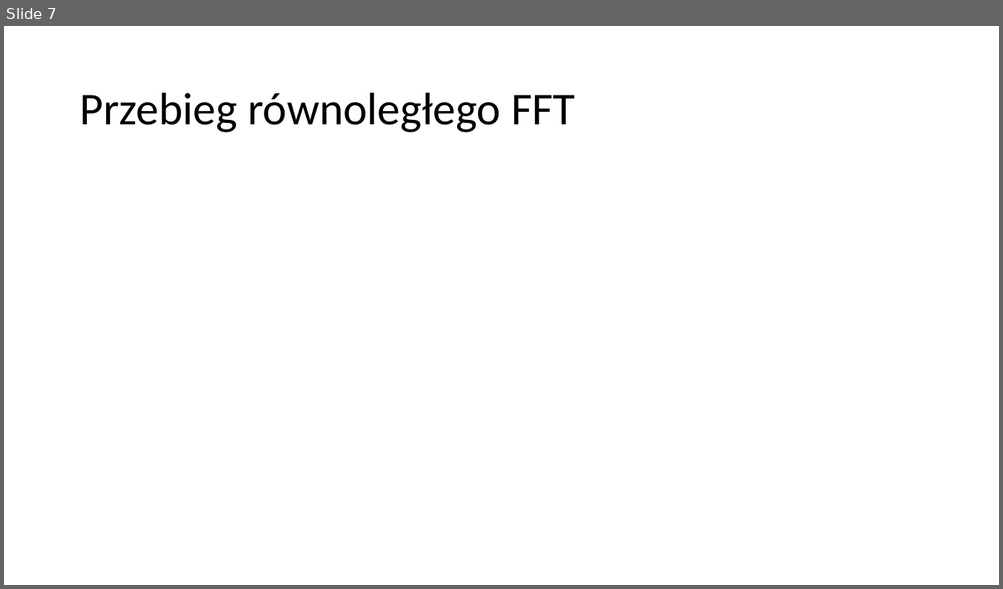
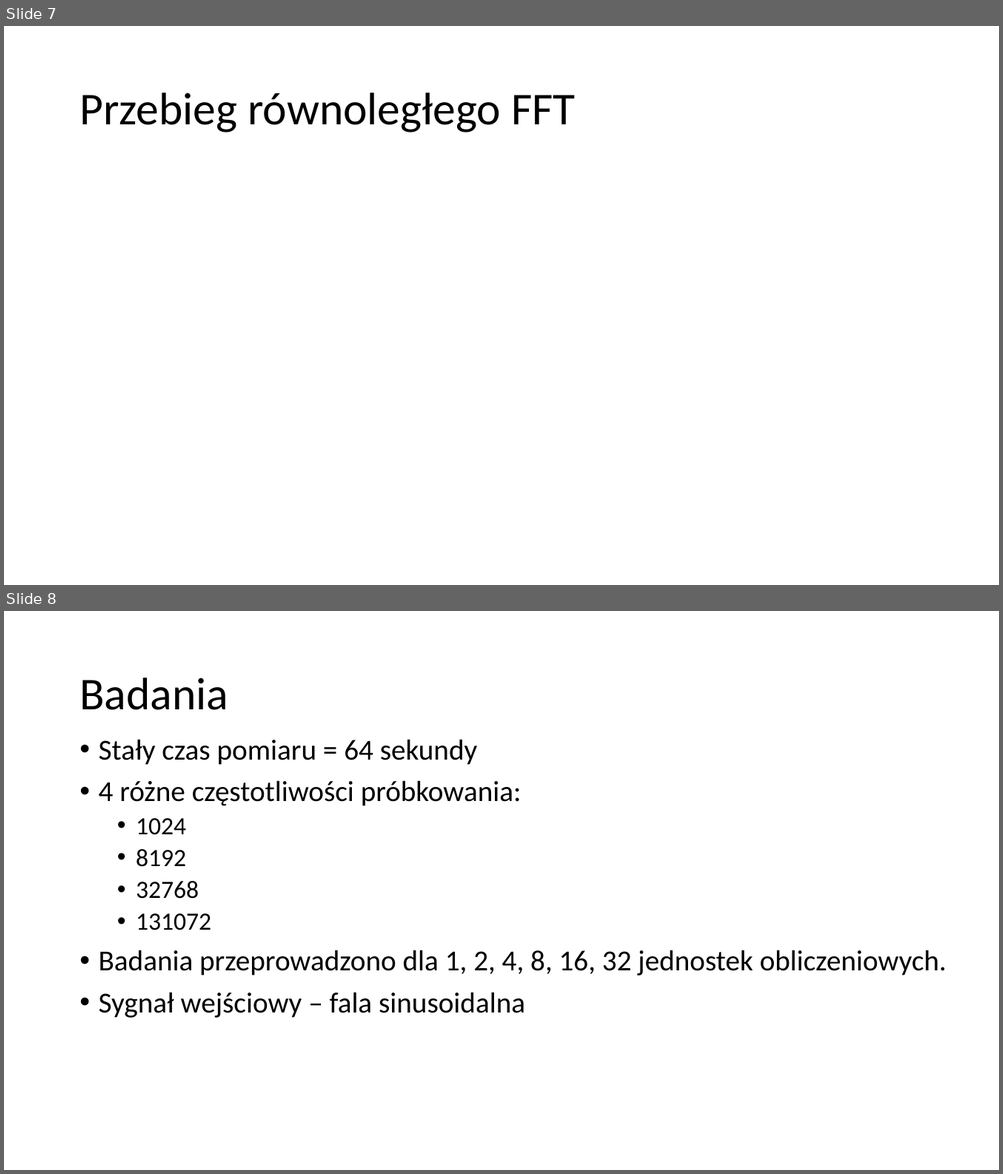
Before and after one commit to mszlachetka/mpi_fft, a slide deck: fft_prezentacja.pptx. Shown one above the other, each under a label of ours: slide 7 before the commit, slides 7 and 8 after it. The pictures are 1003x589 and 1003x1174 pixels, drawn with LibreOffice and Linux fonts; fonts in the diff are those of the drawing; grey boxes stand for pictures. Boxes give left, top, right and bottom in pixels: in the first picture for what was removed or moved away, otherwise in the second. Text is boxed around its words. In the diff, an @@ line names an element or a change of style, - is before the commit and + after.

```diff
--- a/fft_prezentacja.pptx
+++ b/fft_prezentacja.pptx
@@ slide 8 added at bbox=[4, 611, 999, 1170], background #FFFFFF @@
@@ title added at bbox=[79, 678, 228, 710], 44 pt, text #000000 @@
+Badania
@@ text added at bbox=[99, 739, 946, 1018], 28 pt, text #000000 @@
+• Stały czas pomiaru = 64 sekundy
+• 4 różne częstotliwości próbkowania:
+  • 1024
+  • 8192
+  • 32768
+  • 131072
+• Badania przeprowadzono dla 1, 2, 4, 8, 16, 32 jednostek obliczeniowych.
+• Sygnał wejściowy – fala sinusoidalna
```
Also in this commit, not shown: 1 slide changed, 6 other slides added, 2 other files.
